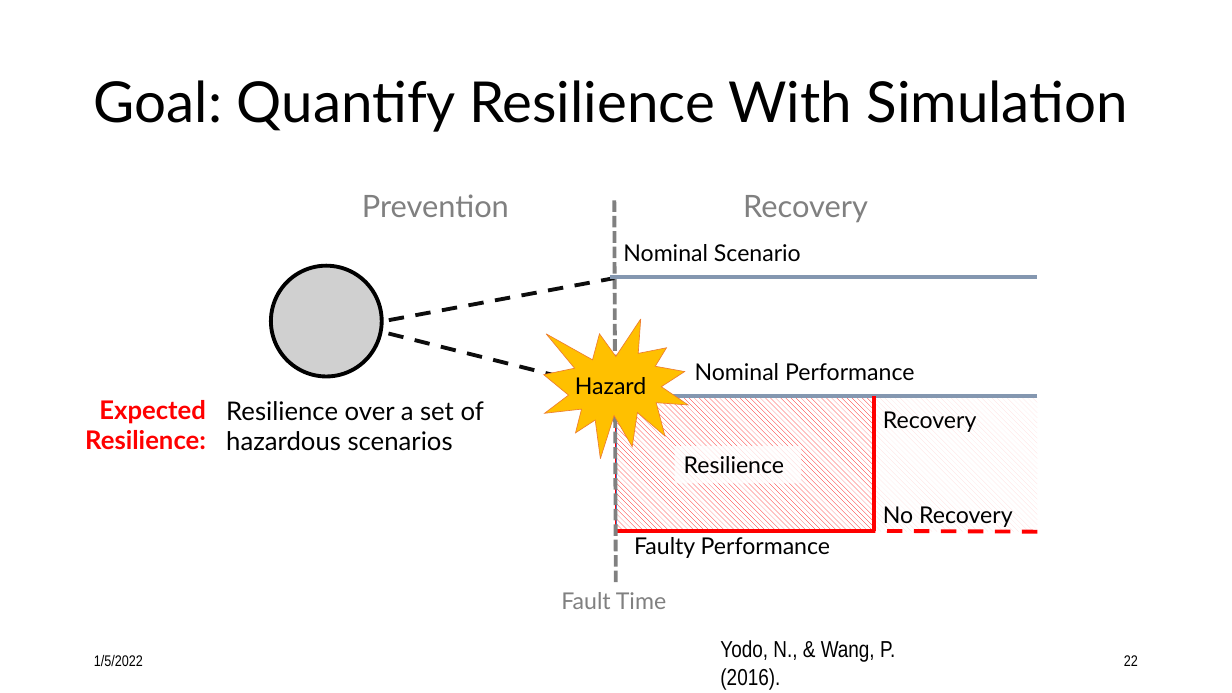
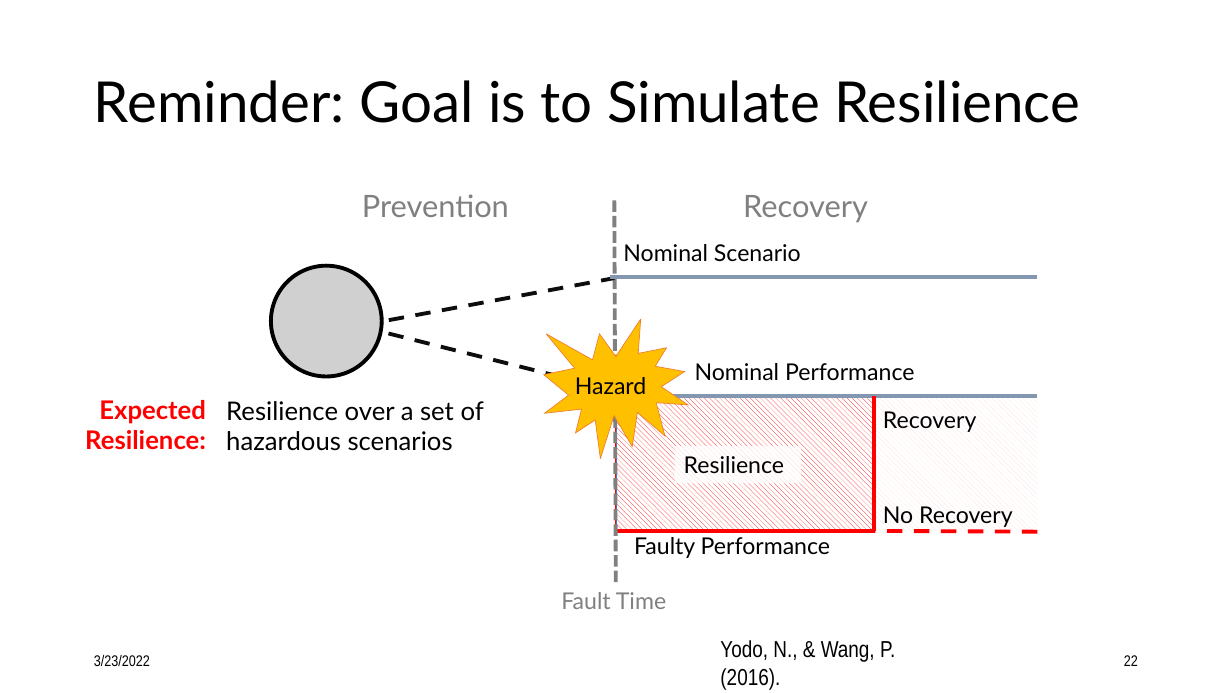
Before and after one commit to nasa/fmdtools, a slide deck: slide 22 of docs/Intro to fmdtools.pptx. Drawn at 1232x693 pixels with LibreOffice and Linux fonts; fonts in the diff are those of the drawing; grey boxes stand for pictures. Boxes give left, top, right and bottom in pixels: in the first picture for what was removed or moved away, otherwise in the second. Text is boxed around its words. In the diff, an @@ line names an element or a change of style, - is before the commit and + after.

```diff
--- a/docs/Intro to fmdtools.pptx
+++ b/docs/Intro to fmdtools.pptx
@@ title at (94, 80, 1080, 123): text changed @@
-Goal: Quantify Resilience With Simulation
+Reminder: Goal is to Simulate Resilience
@@ text at (94, 655, 150, 666): text changed @@
-1/5/2022
+3/23/2022
```
Also in this commit, not shown: 36 other slides changed, 1 slide added, 1 slide removed.
